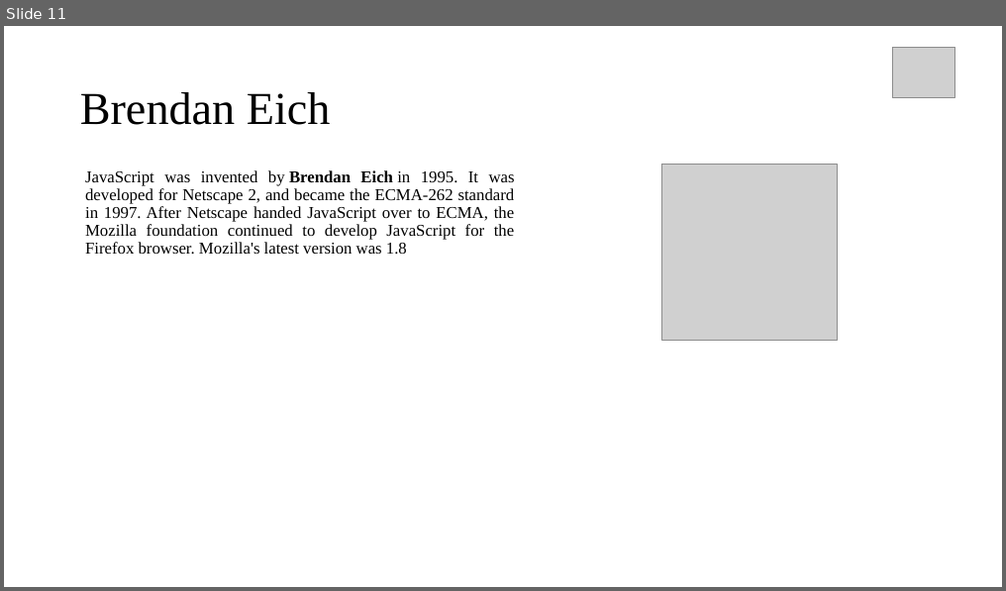
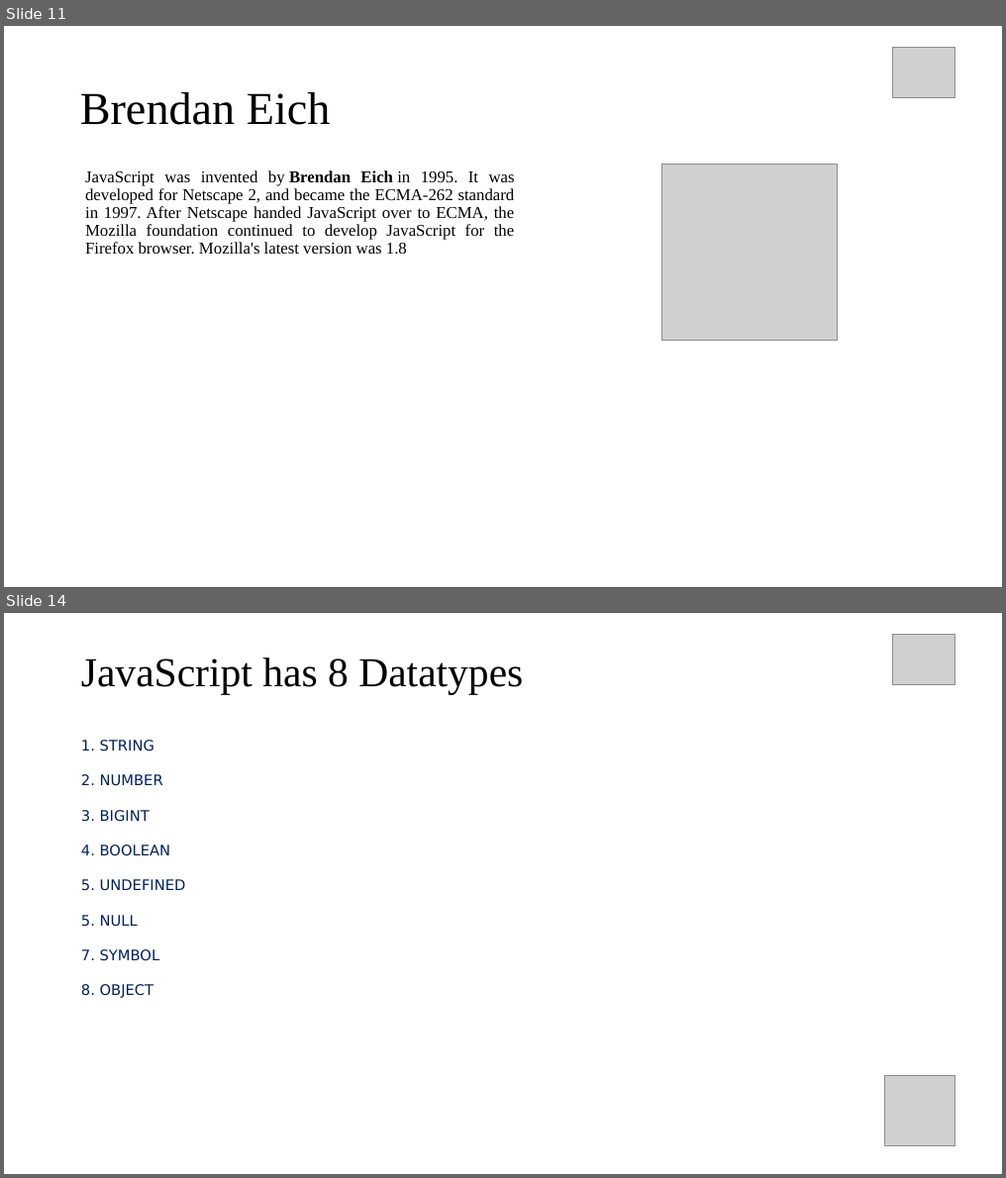
Before and after one commit to pappudey/Course-Code-, a slide deck: js 1st class slide - part 01 .pptx. Shown one above the other, each under a label of ours: slide 11 before the commit, slides 11 and 14 after it; the slides between them are not shown. The pictures are 1006x591 and 1006x1178 pixels, drawn with LibreOffice and Linux fonts; fonts in the diff are those of the drawing; grey boxes stand for pictures. Boxes give left, top, right and bottom in pixels: in the first picture for what was removed or moved away, otherwise in the second. Text is boxed around its words. In the diff, an @@ line names an element or a change of style, - is before the commit and + after.

```diff
--- a/js 1st class slide - part 01 .pptx
+++ b/js 1st class slide - part 01 .pptx
@@ slide 14 added at bbox=[4, 613, 1002, 1174], background #FFFFFF @@
@@ picture added at bbox=[893, 634, 955, 685] @@
@@ title added at bbox=[81, 658, 523, 694], 39.6 pt, text #000000 @@
+JavaScript has 8 Datatypes
@@ text added at bbox=[81, 740, 186, 998], 14 pt, text #002060 @@
+1. STRING
+2. NUMBER
+3. BIGINT
+4. BOOLEAN
+5. UNDEFINED
+5. NULL
+7. SYMBOL
+8. OBJECT
@@ picture added at bbox=[885, 1075, 955, 1146] @@
```
Also in this commit, not shown: 1 slide changed, 5 other slides added, 3 slides removed, 1 other file.
